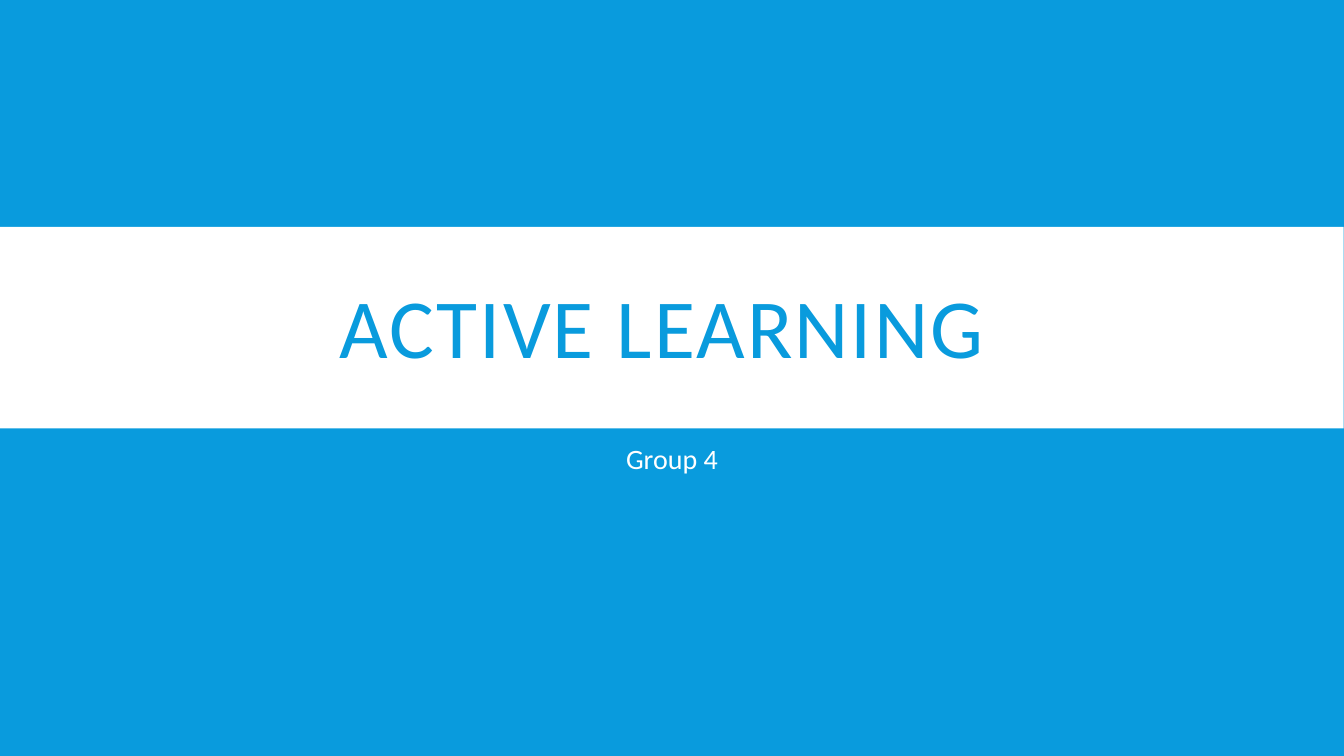
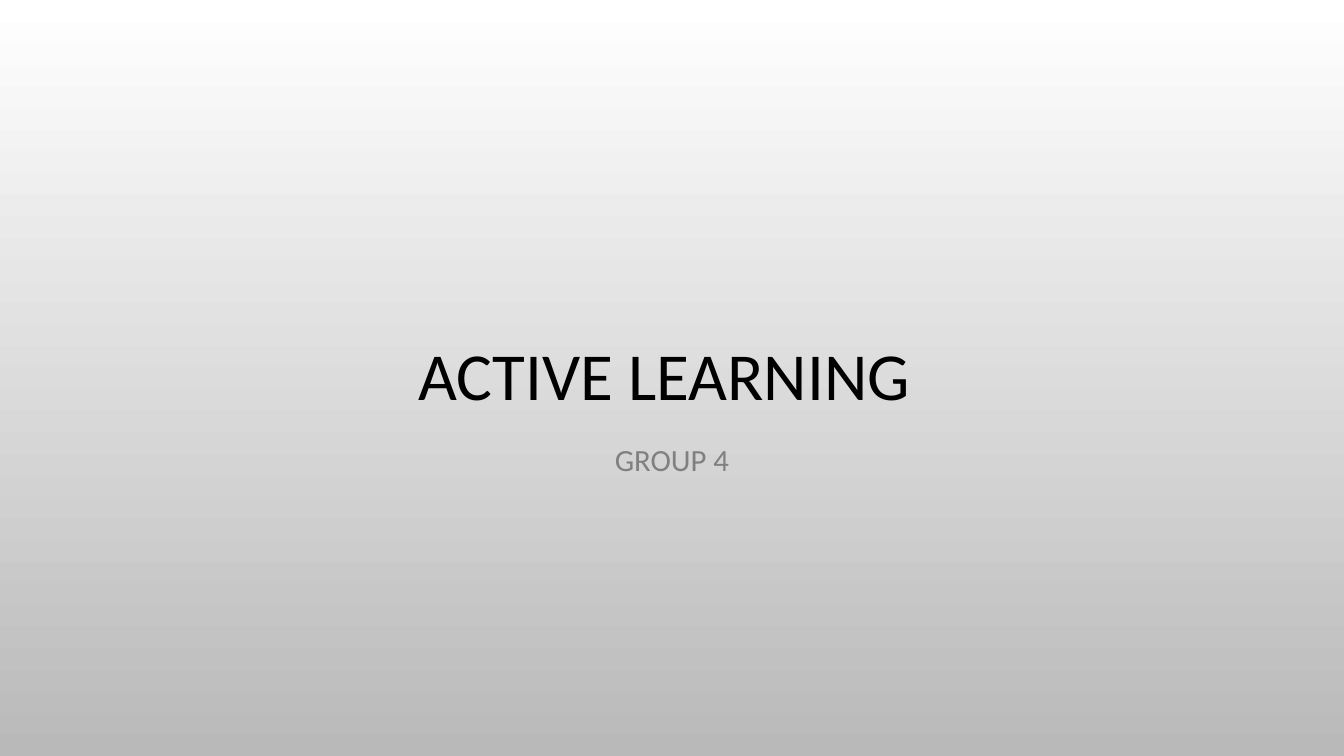
Before and after one commit to chenghao1983/9EA0F9C3-119A-4D20-9D56-E444CBEC5925_Active_Learning_Group4, a slide deck: slide 1 of Doc/Active_Learning_Group4_Presentation.pptx. Drawn at 1344x756 pixels with LibreOffice and Linux fonts; fonts in the diff are those of the drawing; background and template pictures are left out. Boxes give left, top, right and bottom in pixels: in the first picture for what was removed or moved away, otherwise in the second. Text is boxed around its words. In the diff, an @@ line names an element or a change of style, - is before the commit and + after.

Commit message:
Change PPT layout

```diff
--- a/Doc/Active_Learning_Group4_Presentation.pptx
+++ b/Doc/Active_Learning_Group4_Presentation.pptx
@@ background #099BDD to picture (left out) @@
@@ title "ACTIVE LEARNING": place and size @@
-title "ACTIVE LEARNING" at [340, 303, 983, 359]
+title "ACTIVE LEARNING" at [418, 356, 909, 401]
@@ title "ACTIVE LEARNING" at [418, 356, 909, 401]: size 60 to 48 pt, text colour #099BDD to #000000, letter spacing 1.5 to 0 pt; line spacing 0.8 to 0.9; vertical alignment middle to bottom @@
@@ rectangle removed at [0, 227, 1344, 429] @@
@@ subtitle at [615, 451, 729, 471]: text changed; size 20 to 22 pt; text colour #FFFFFF to #808080 @@
-Group 4
+GROUP 4
```
Also in this commit, not shown: 5 other slides changed, 1 slide added, 1 slide removed, 1 other file.
